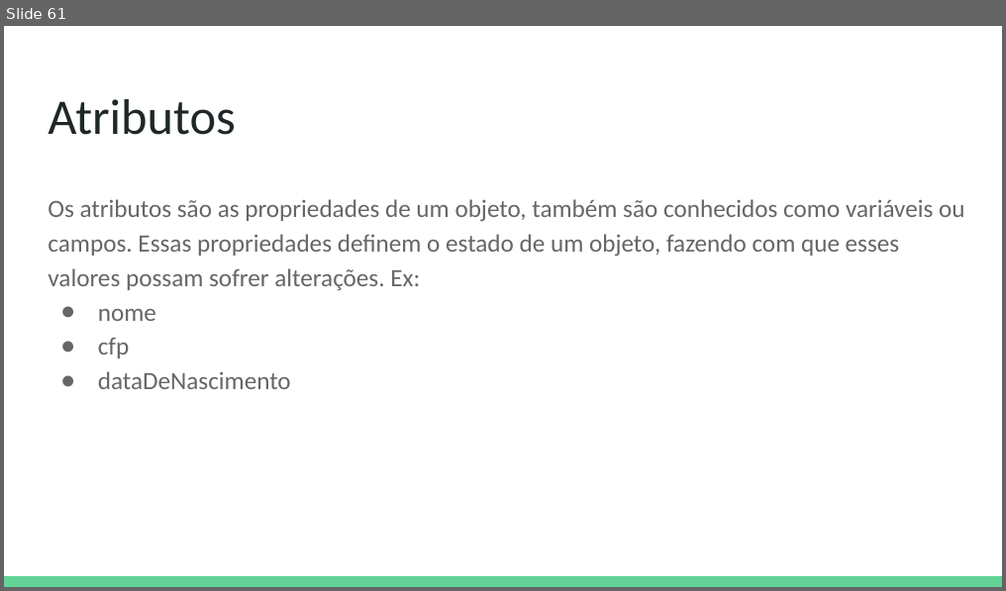
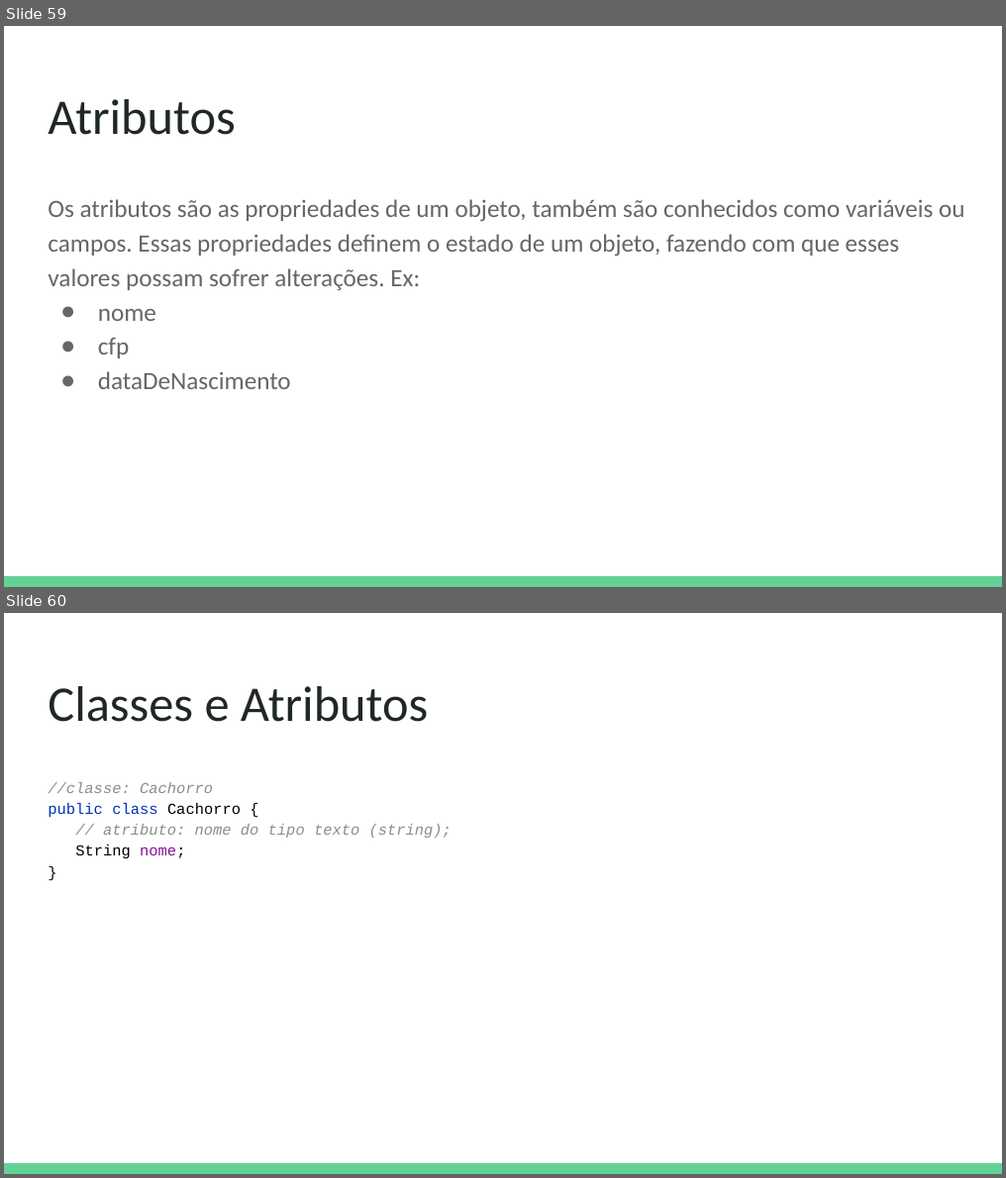
Before and after one commit to DeboraMendes/bootcamp, a slide deck: Java e Programação Orientada a Objetos.pptx. Shown one above the other, each under a label of ours: slide 61 before the commit, slides 59 and 60 after it. The pictures are 1006x591 and 1006x1178 pixels, drawn with LibreOffice and Linux fonts; fonts in the diff are those of the drawing. Boxes give left, top, right and bottom in pixels: in the first picture for what was removed or moved away, otherwise in the second. Text is boxed around its words. In the diff, an @@ line names an element or a change of style, - is before the commit and + after.

```diff
--- a/Java e Programação Orientada a Objetos.pptx
+++ b/Java e Programação Orientada a Objetos.pptx
@@ slide 60 added at <box>4,613,1002,1174</box>, background #FFFFFF; not listed: 1 template element that a slide beside it also shows @@
@@ title added at <box>48,686,428,722</box>, 36 pt, text #202729 @@
+Classes e Atributos
@@ text added at <box>48,782,451,859</box>, 11 pt, text #8C8C8C, italic @@
+//classe: Cachorro
+public class Cachorro {
+// atributo: nome do tipo texto (string);
+String nome;
+}
@@ what was slide 61 is now slide 59 @@
```
Also in this commit, not shown: 2 slides changed, 8 other slides added.
